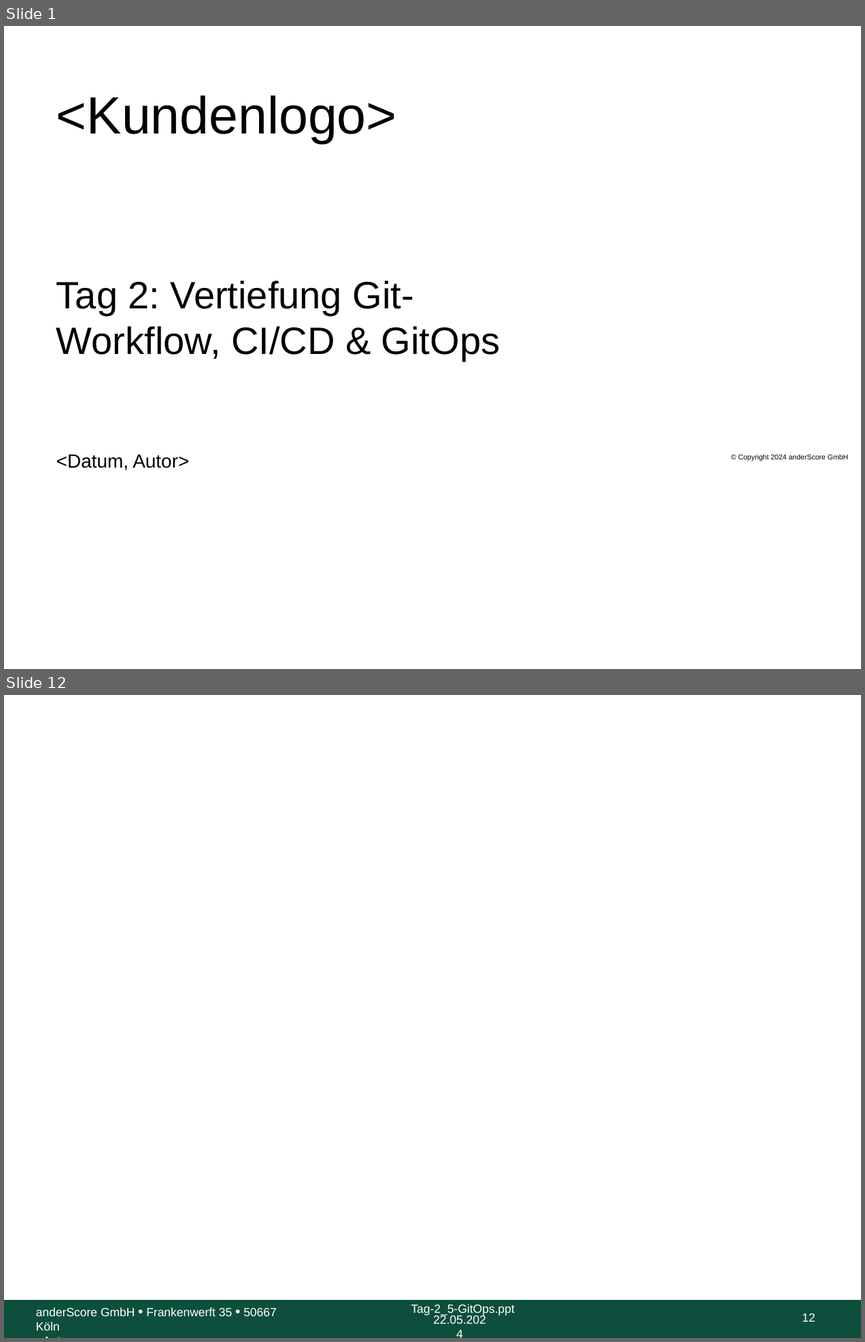
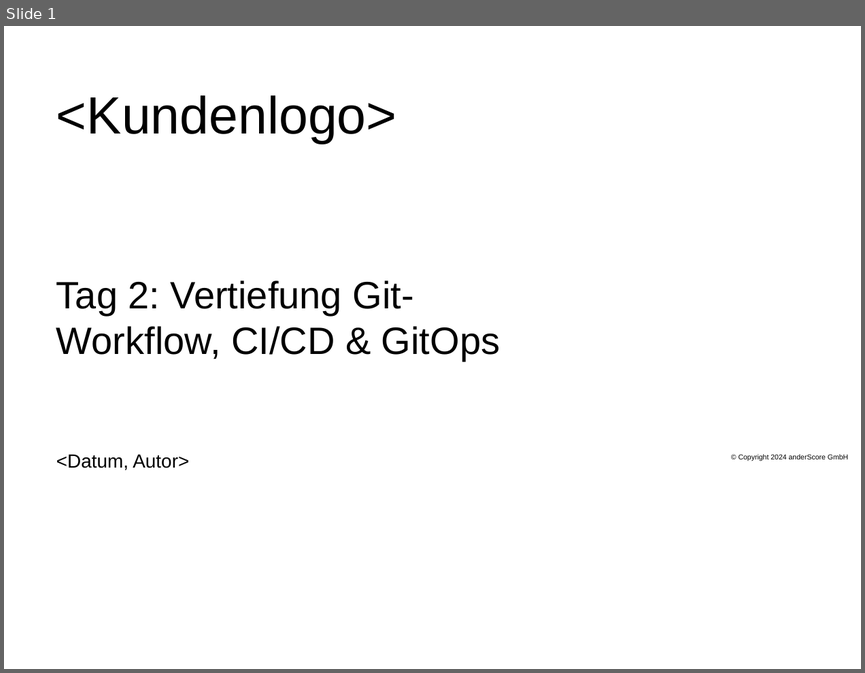
Before and after one commit to anderscore-gmbh/gitlab, a slide deck: slides/Tag-2_5-GitOps.pptx. Shown one above the other, each under a label of ours: slides 1 and 12 before the commit, slide 1 after it; the slides between them are not shown. The pictures are 865x1342 and 865x673 pixels, drawn with LibreOffice and Linux fonts; fonts in the diff are those of the drawing; background and template pictures are left out. Boxes give left, top, right and bottom in pixels: in the first picture for what was removed or moved away, otherwise in the second. Text is boxed around its words. In the diff, an @@ line names an element or a change of style, - is before the commit and + after.

```diff
--- a/slides/Tag-2_5-GitOps.pptx
+++ b/slides/Tag-2_5-GitOps.pptx
@@ slide 12 removed at [4,695,861,1338], background #FFFFFF @@
@@ rectangle removed at [4,1300,861,1338] @@
@@ text removed at [411,1304,514,1316] @@
-Tag-2_5-GitOps.ppt
@@ text removed at [36,1307,277,1330] @@
-anderScore GmbH • Frankenwerft 35 • 50667 Köln
-<Autor>
@@ text removed at [433,1314,486,1323] @@
-22.05.2024
@@ page number removed at [802,1313,815,1321] @@
-12
```
Also in this commit, not shown: 10 slides changed, 2 slides added, 1 other slide removed, 1 other file.
